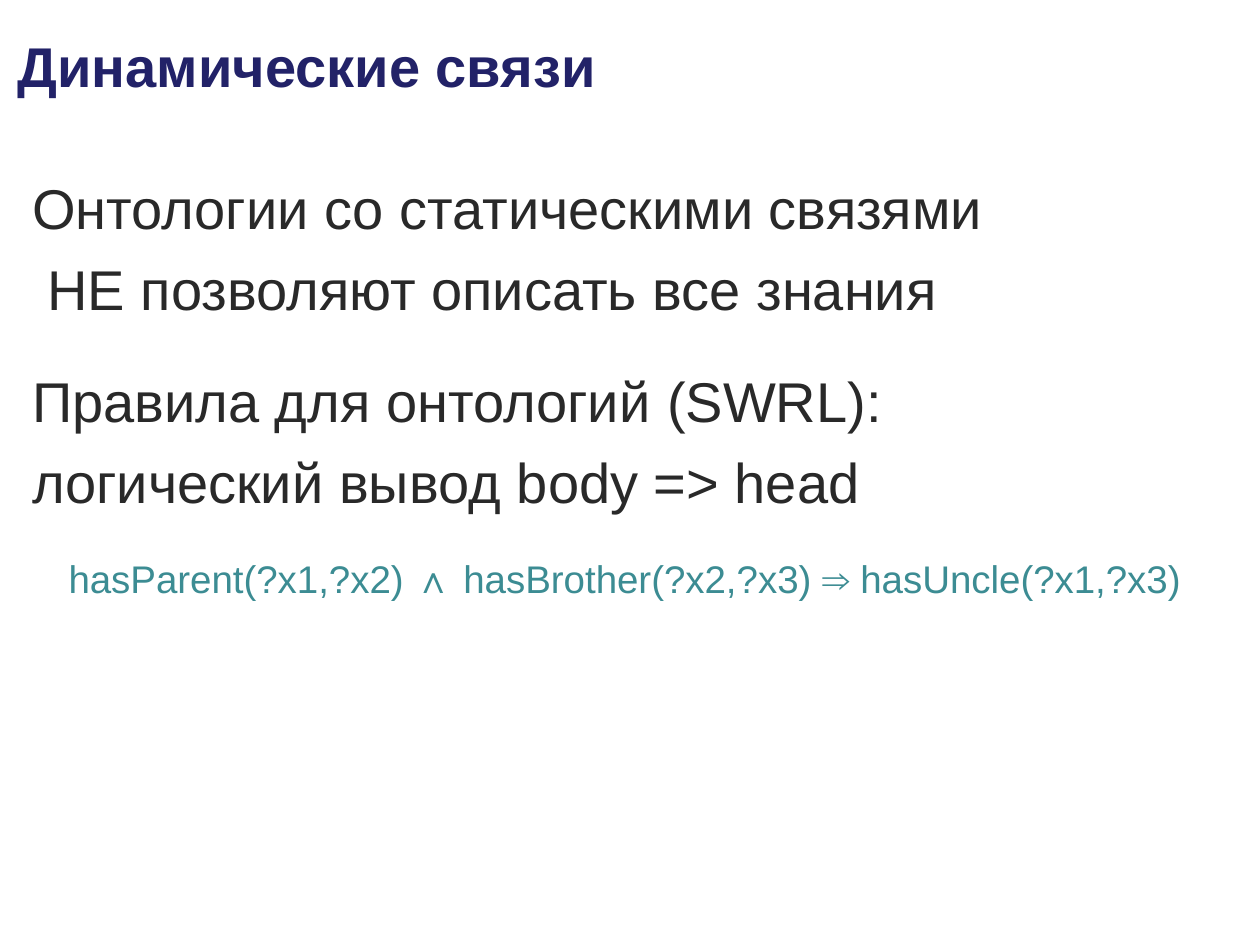
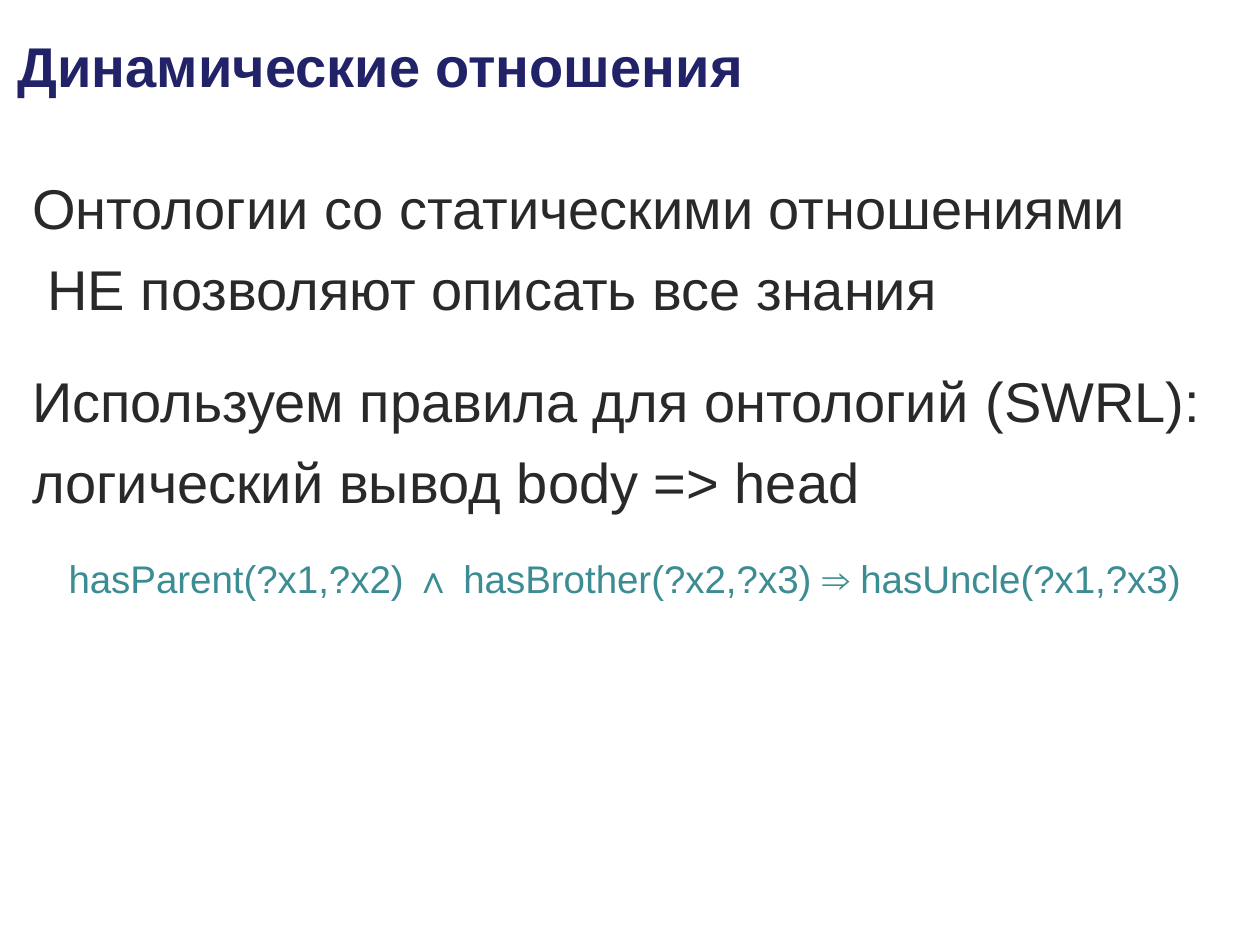
Before and after one commit to podtelkin/NII-NKT, a slide deck: slide 14 of master/master.ppt. Drawn at 1260x945 pixels with LibreOffice and Linux fonts; fonts in the diff are those of the drawing; background and template pictures are left out. Boxes give left, top, right and bottom in pixels: in the first picture for what was removed or moved away, otherwise in the second. Text is boxed around its words. In the diff, an @@ line names an element or a change of style, - is before the commit and + after.

```diff
--- a/master/master.ppt
+++ b/master/master.ppt
@@ title at (x1=17, y1=48, x2=743, y2=98): text changed @@
-Динамические связи
+Динамические отношения
@@ text at (x1=32, y1=190, x2=1125, y2=230): text changed @@
-Онтологии со статическими связями
+Онтологии со статическими отношениями
@@ text at (x1=32, y1=380, x2=1200, y2=433): text changed @@
-Правила для онтологий (SWRL):
+Используем правила для онтологий (SWRL):
```
Also in this commit, not shown: 6 other slides changed.
